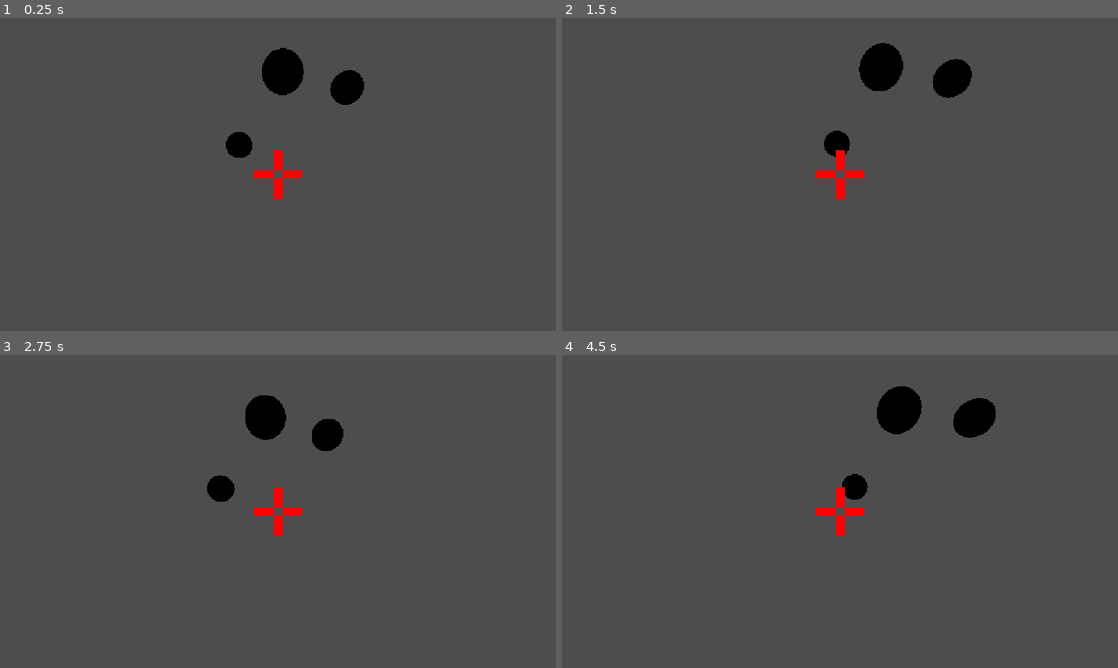
Above: before the commit, frames 1-4 (two rows, left to right).
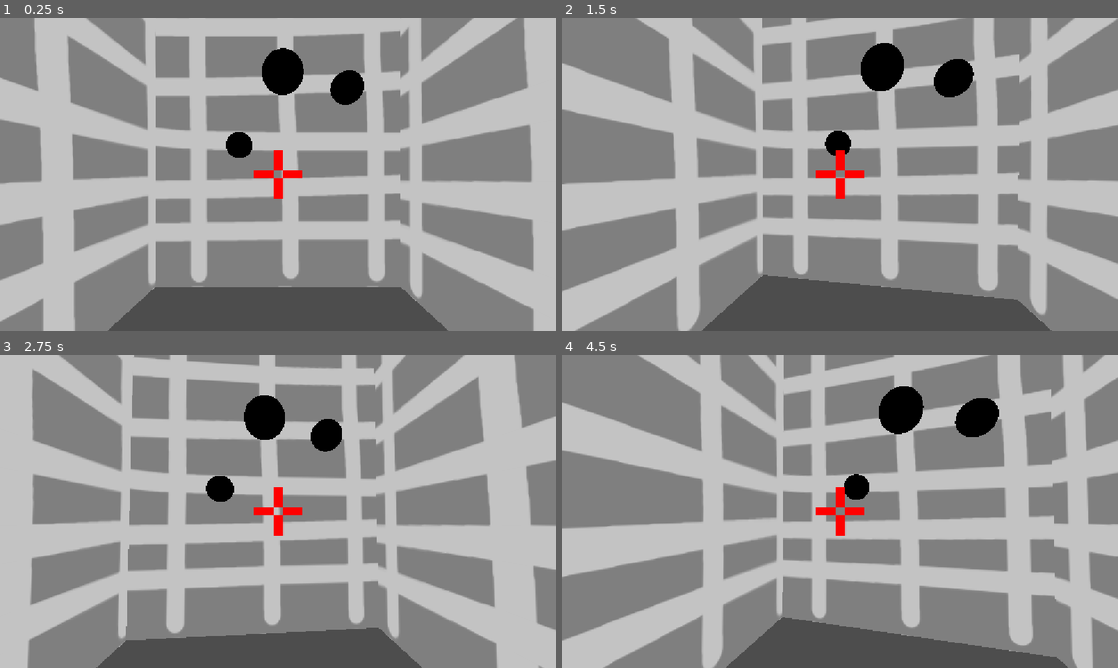
Above: after the commit, the same moments.

Repository: wiiuavi/TargetForTime
Game: Godot game, scene res://main.tscn
The game is run twice, just before and just after one commit, with the same random seed, the same clock (stepped at 60 frames per second) and the same inputs.
Inputs (mouse positions are in pixels of both pictures, inside the frame that each line leads up to):
- Up to frame 1 (0.25 s): no input
- Up to frame 2 (1.5 s): tap Enter at 0.5 s; move the mouse to (867, 174) at 0.52 s; click (867, 174) at 0.67 s; tap Space at 1.25 s; move the mouse to (812, 174) at 1.27 s; click (812, 174) at 1.42 s
- Up to frame 3 (2.75 s): tap Enter at 2 s; move the mouse to (289, 505) at 2.02 s; click (289, 505) at 2.17 s
- Up to frame 4 (4.5 s): tap Space at 2.75, 4.25 s; move the mouse to (834, 517) at 2.77 s; click (834, 517) at 2.92 s; tap Enter at 3.5 s; move the mouse to (878, 514) at 3.52 s; click (878, 514) at 3.67 s; move the mouse to (795, 508) at 4.27 s; click (795, 508) at 4.42 s

The runs differ from the first frame. In frame 1, 90% of the frame differs, in the area x 0-100%, y 0-100%; in frame 2, 90%; in frame 3, 92%; in frame 4, 92%.

Commit message:
added walls

Diff:
--- a/main.gd
+++ b/main.gd
@@ -12,7 +12,7 @@
 @onready var sizeSlider: HSlider = $CanvasLayer/PauseMenu/MenuBox/CrosshairSizeBox/SizeSlider
 @onready var quitButton: Button = $CanvasLayer/PauseMenu/MenuBox/QuitButton
 
-var sensitivity: float = 0.003
+var sensitivity: float = 0.001
 var savePath: String = "user://settings.cfg"
 
 func _ready() -> void:
@@ -24,6 +24,10 @@
 	quitButton.pressed.connect(_onQuitPressed)
 	sensSlider.value_changed.connect(_onSensitivityChanged)
 	sizeSlider.value_changed.connect(_onCrosshairSizeChanged)
+
+	sensSlider.min_value = 0.0001
+	sensSlider.max_value = 0.005
+	sensSlider.step = 0.0001
 
 	loadSettings()
 
@@ -84,7 +88,7 @@
 	var config = ConfigFile.new()
 	var error = config.load(savePath)
 	if error == OK:
-		sensitivity = config.get_value("settings", "sensitivity", 0.003)
+		sensitivity = config.get_value("settings", "sensitivity", 0.001)
 		var savedSize = config.get_value("settings", "crosshairSize", 1.0)
 		crosshairRect.scale = Vector2(savedSize, savedSize)
 
--- a/main.tscn
+++ b/main.tscn
@@ -2,6 +2,14 @@
 
 [ext_resource type="Script" uid="uid://0ofwx6t35kkt" path="res://main.gd" id="1_ig7tw"]
 [ext_resource type="Texture2D" uid="uid://wifcdubmjymy" path="res://media/crosshair.png" id="2_0xm2m"]
+[ext_resource type="Texture2D" uid="uid://djlpacbs74mkh" path="res://media/wall1.png" id="3_h2yge"]
+
+[sub_resource type="StandardMaterial3D" id="StandardMaterial3D_km21w"]
+shading_mode = 0
+albedo_texture = ExtResource("3_h2yge")
+
+[sub_resource type="QuadMesh" id="QuadMesh_ep2wn"]
+size = Vector2(20, 15)
 
 [node name="main" type="Node3D" unique_id=273629963]
 script = ExtResource("1_ig7tw")
@@ -108,3 +116,18 @@
 max_value = 3.0
 step = 0.1
 value = 1.0
+
+[node name="FrontWall" type="MeshInstance3D" parent="." unique_id=2043877220]
+transform = Transform3D(1, 0, 0, 0, 1, 0, 0, 0, 1, 0, 2, -10)
+material_override = SubResource("StandardMaterial3D_km21w")
+mesh = SubResource("QuadMesh_ep2wn")
+
+[node name="LeftWall" type="MeshInstance3D" parent="." unique_id=173366773]
+transform = Transform3D(-4.371139e-08, 0, 1, 0, 1, 0, -1, 0, -4.371139e-08, -6, 2, -5)
+material_override = SubResource("StandardMaterial3D_km21w")
+mesh = SubResource("QuadMesh_ep2wn")
+
+[node name="RightWall" type="MeshInstance3D" parent="." unique_id=1823990324]
+transform = Transform3D(-4.371139e-08, 0, -1, 0, 1, 0, 1, 0, -4.371139e-08, 6, 2, -5)
+material_override = SubResource("StandardMaterial3D_km21w")
+mesh = SubResource("QuadMesh_ep2wn")
Binary file added: media/wall1.png
Not shown, added: media/wall1.png.import
